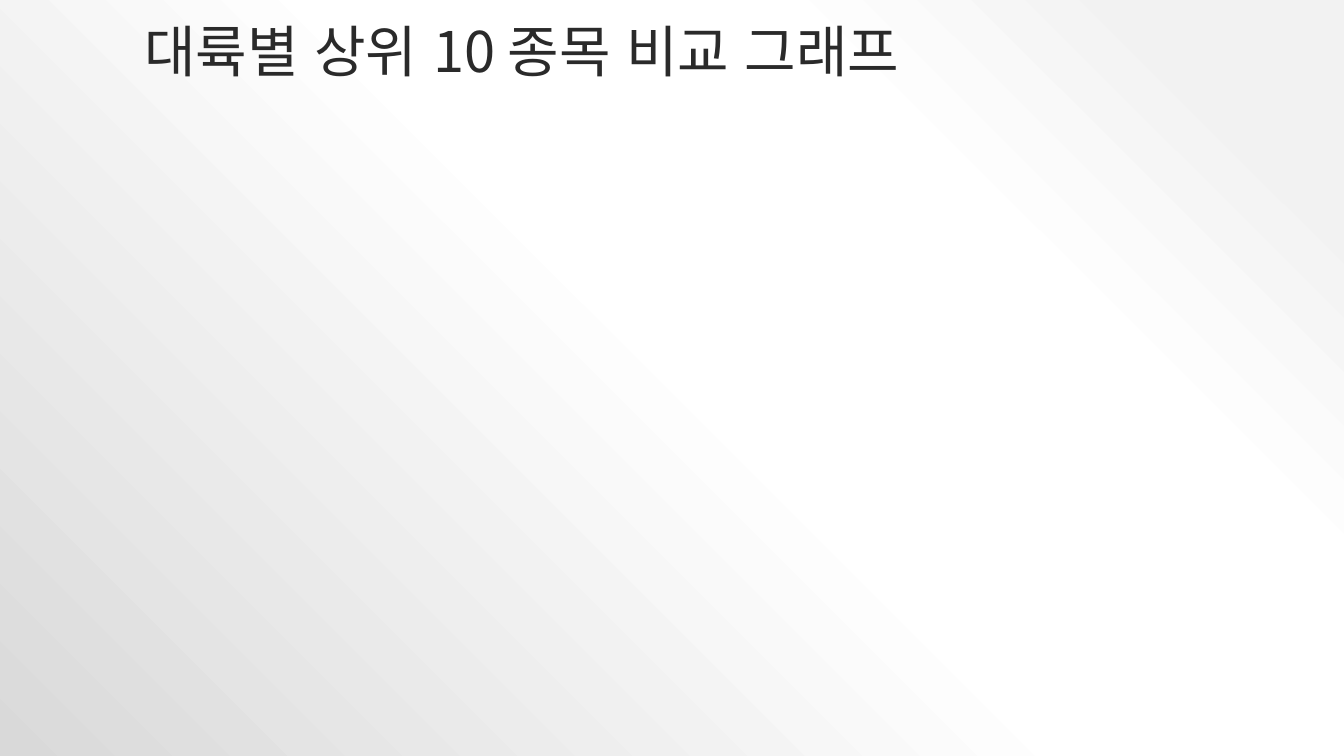
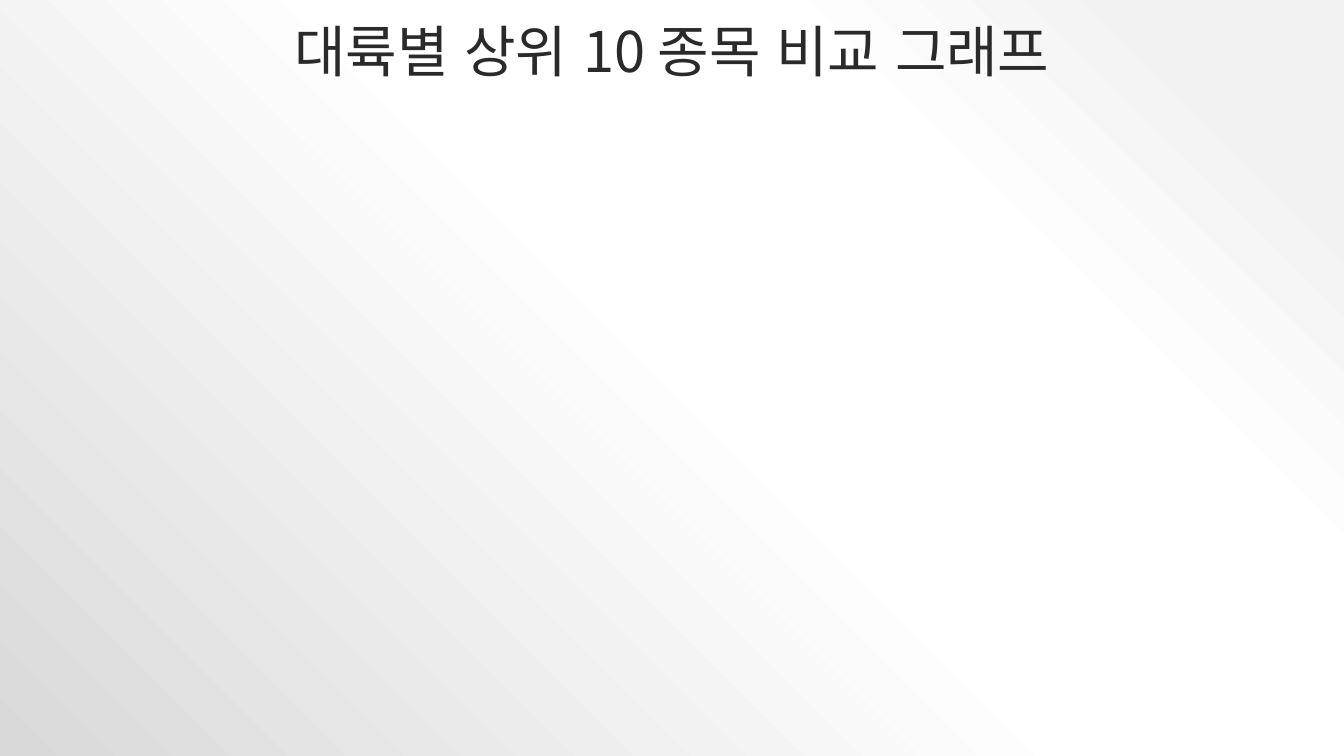
Before and after one commit to GyehyunJo/Olympic, a slide deck: slide 11 of ppt/대륙별 올림픽 효자 종목 10선.pptx. Drawn at 1344x756 pixels with LibreOffice and Linux fonts; fonts in the diff are those of the drawing; background and template pictures are left out. Boxes give left, top, right and bottom in pixels: in the first picture for what was removed or moved away, otherwise in the second. Text is boxed around its words. In the diff, an @@ line names an element or a change of style, - is before the commit and + after.

```diff
--- a/ppt/대륙별 올림픽 효자 종목 10선.pptx
+++ b/ppt/대륙별 올림픽 효자 종목 10선.pptx
@@ title "대륙별 상위 10 종목 비교 ..." at (x1=294, y1=25, x2=1049, y2=77): alignment left to centre @@
```
